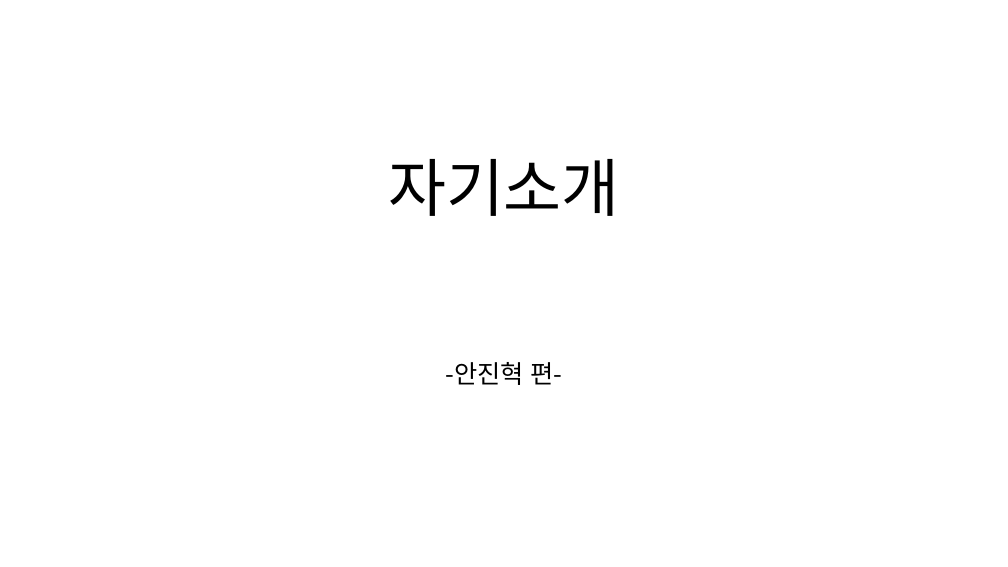
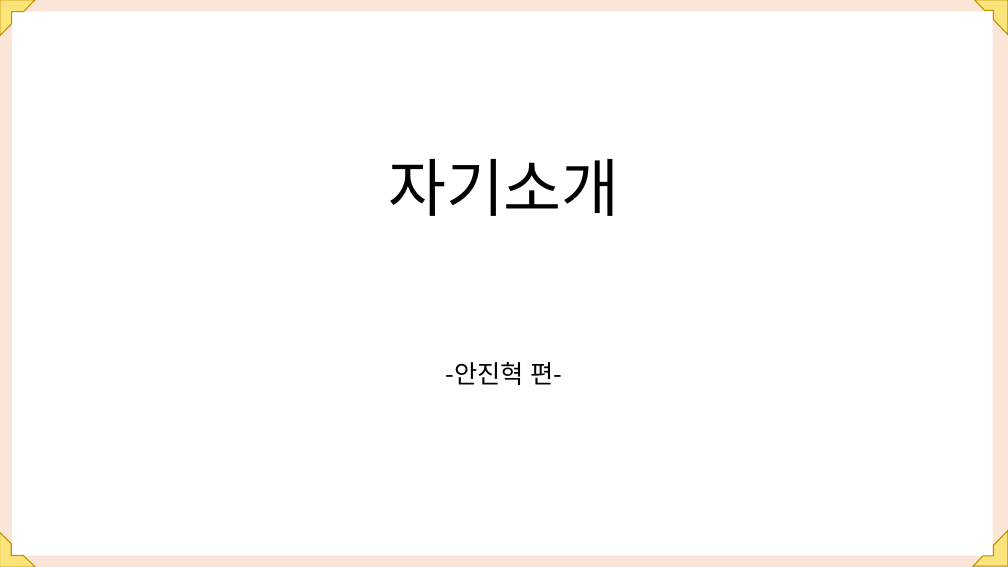
Before and after one commit to nyeokinyeoki/Team_4, a slide deck: slide 1 of 자기소개_안진혁.pptx. Drawn at 1008x567 pixels with LibreOffice and Linux fonts; fonts in the diff are those of the drawing; background and template pictures are left out. Boxes give left, top, right and bottom in pixels: in the first picture for what was removed or moved away, otherwise in the second. Text is boxed around its words. In the diff, an @@ line names an element or a change of style, - is before the commit and + after.

```diff
--- a/자기소개_안진혁.pptx
+++ b/자기소개_안진혁.pptx
@@ rectangle added at (0,0,1008,567), fill #FBE5D6 @@
@@ half frame added at (0,0,35,36), fill #FCE47C, outline #BF9000 1 pt @@
@@ rectangle added at (12,11,993,556), fill #FFFFFF @@
@@ half frame added at (975,0,1008,35), fill #FCE47C, outline #BF9000 1 pt @@
@@ half frame added at (0,532,35,567), fill #FCE47C, outline #BF9000 1 pt @@
@@ half frame added at (973,531,1008,566), fill #FCE47C, outline #BF9000 1 pt @@
```
Also in this commit, not shown: 4 slides added, 4 slides removed.
